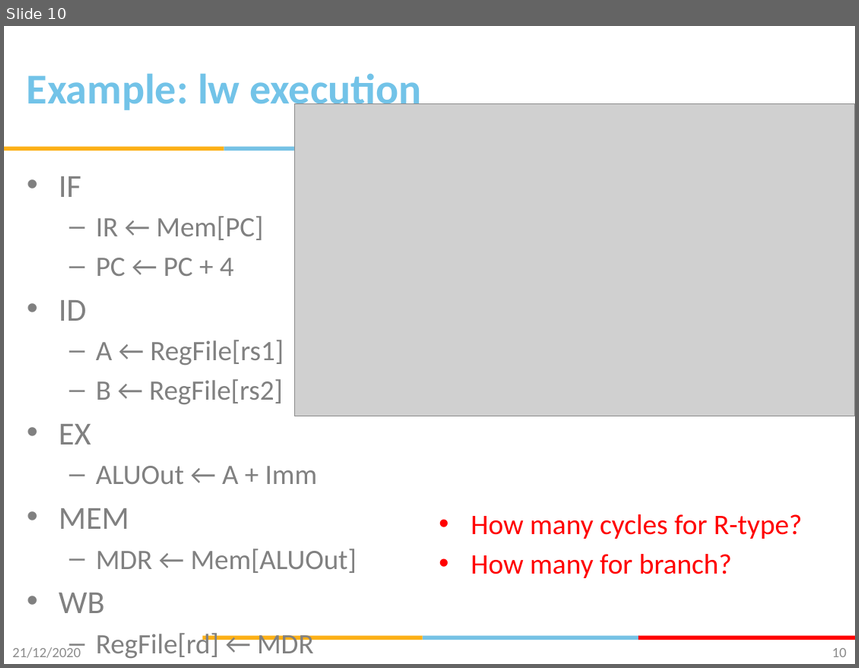
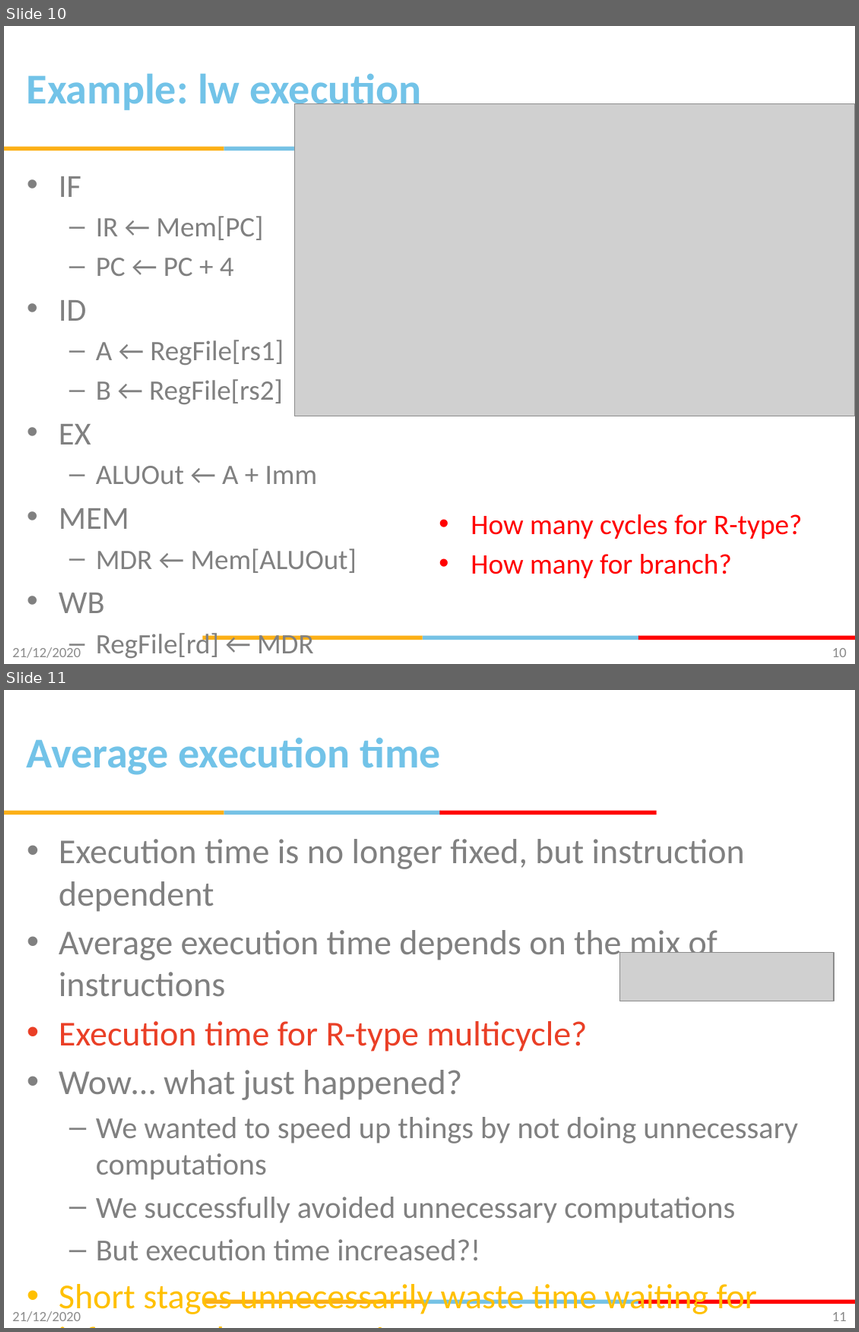
Before and after one commit to gsaurabhr-teaching/cs-f342-material, a slide deck: Lec-12-13-multi-cycle-cpu.pptx. Shown one above the other, each under a label of ours: slide 10 before the commit, slides 10 and 11 after it. The pictures are 859x668 and 859x1332 pixels, drawn with LibreOffice and Linux fonts; fonts in the diff are those of the drawing; grey boxes stand for pictures; background and template pictures are left out. Boxes give left, top, right and bottom in pixels: in the first picture for what was removed or moved away, otherwise in the second. Text is boxed around its words. In the diff, an @@ line names an element or a change of style, - is before the commit and + after.

```diff
--- a/Lec-12-13-multi-cycle-cpu.pptx
+++ b/Lec-12-13-multi-cycle-cpu.pptx
@@ slide 11 added at (4, 690, 855, 1328), background #FFFFFF; not listed: 5 template elements that a slide beside it also shows @@
@@ title added at (27, 737, 440, 775), 36 pt, text #72C3E8, bold @@
+Average execution time
@@ rectangle added at (439, 811, 657, 815), fill #FF0000 @@
@@ text added at (59, 839, 798, 1318), 29.6 pt, text #808080 @@
+• Execution time is no longer fixed, but instruction dependent
+• Average execution time depends on the mix of instructions
+• Execution time for R-type multicycle?
+• Wow… what just happened?
+  – We wanted to speed up things by not doing unnecessary computations
+  – We successfully avoided unnecessary computations
+  – But execution time increased?!
+• Short stages unnecessarily waste time waiting for infrequent long stages!
@@ picture added at (620, 952, 834, 1001) @@
@@ text added at (12, 1312, 81, 1322), 12 pt, text #8C8C8C @@
+21/12/2020
@@ page number added at (832, 1312, 847, 1322), 12 pt, text #898989 @@
+11
```
Also in this commit, not shown: 2 slides changed, 5 other slides added.
